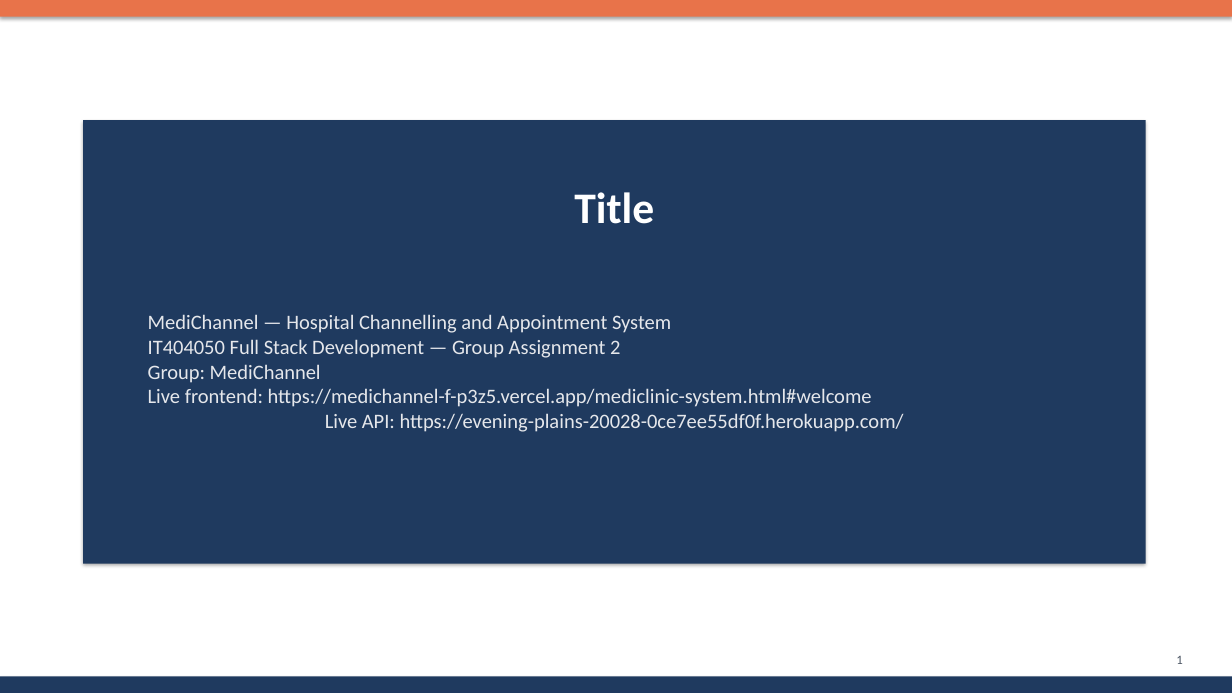
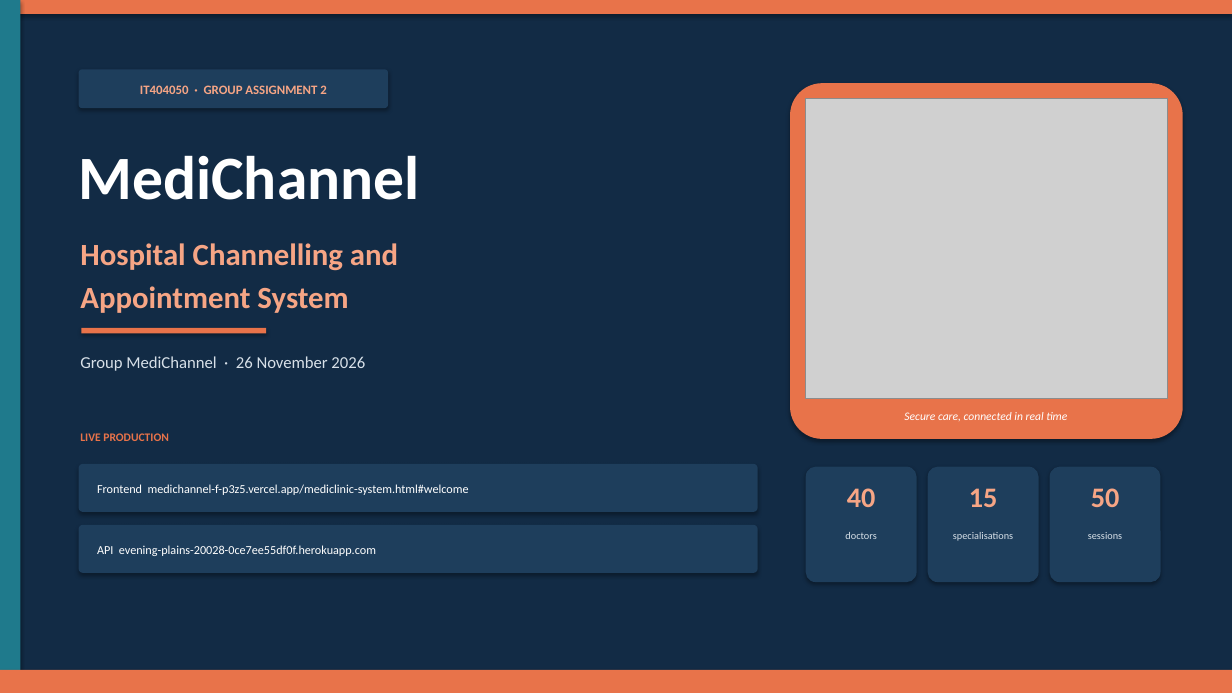
Before and after one commit to ashandhanushka660/medichannel-f, a slide deck: slide 1 of docs/PRESENTATION_SLIDES.pptx. Drawn at 1232x693 pixels with LibreOffice and Linux fonts; fonts in the diff are those of the drawing; grey boxes stand for pictures. Boxes give left, top, right and bottom in pixels: in the first picture for what was removed or moved away, otherwise in the second. Text is boxed around its words. In the diff, an @@ line names an element or a change of style, - is before the commit and + after.

```diff
--- a/docs/PRESENTATION_SLIDES.pptx
+++ b/docs/PRESENTATION_SLIDES.pptx
@@ background #FFFFFF to #122B45 @@
@@ rectangle added at [0,0,20,693], fill #1F7A8C @@
@@ rounded rectangle added at [79,69,388,108], fill #1E3E5C @@
@@ text added at [140,85,326,94], 10 pt, text #F6A585, bold @@
+IT404050 · GROUP ASSIGNMENT 2
@@ rounded rectangle added at [790,83,1183,439], fill #E8734A @@
@@ picture added at [806,99,1167,399] @@
@@ rectangle removed at [83,120,1146,564] @@
@@ text added at [79,155,420,200], 48 pt, text #FFFFFF, bold @@
+MediChannel
@@ text removed at [574,192,654,224] @@
-Title
@@ text added at [80,243,398,313], 24 pt, text #F6A585, bold @@
+Hospital Channelling and
+Appointment System
@@ rectangle added at [81,328,266,334], fill #E8734A @@
@@ text removed at [148,314,904,432] @@
-MediChannel — Hospital Channelling and Appointment System
-IT404050 Full Stack Development — Group Assignment 2
-Group: MediChannel
-Live frontend: https://medichannel-f-p3z5.vercel.app/mediclinic-system.html#welcome
-Live API: https://evening-plains-20028-0ce7ee55df0f.herokuapp.com/
@@ text added at [80,356,365,371], 13 pt, text #D7E0E8 @@
+Group MediChannel · 26 November 2026
@@ text added at [904,412,1067,421], 9 pt, text #FFFFFF, italic @@
+Secure care, connected in real time
@@ text added at [80,433,169,441], 9 pt, text #E8734A, bold @@
+LIVE PRODUCTION
@@ rounded rectangle added at [79,464,758,512], fill #1E3E5C @@
@@ rounded rectangle added at [806,467,917,582], fill #1E3E5C @@
@@ rounded rectangle added at [928,467,1039,582], fill #1E3E5C @@
@@ rounded rectangle added at [1050,467,1161,582], fill #1E3E5C @@
@@ text added at [97,484,469,495], 9.5 pt, text #FFFFFF @@
+Frontend medichannel-f-p3z5.vercel.app/mediclinic-system.html#welcome
@@ text added at [847,488,876,507], 22 pt, text #F6A585, bold @@
+40
@@ text added at [969,488,998,507], 22 pt, text #F6A585, bold @@
+15
@@ text added at [1091,488,1120,507], 22 pt, text #F6A585, bold @@
+50
@@ rounded rectangle added at [79,525,758,573], fill #1E3E5C @@
@@ text added at [845,532,876,539], 8 pt, text #D7E0E8 @@
+doctors
@@ text added at [953,532,1013,541], 8 pt, text #D7E0E8 @@
+specialisations
@@ text added at [1088,532,1122,539], 8 pt, text #D7E0E8 @@
+sessions
@@ text added at [97,545,376,556], 9.5 pt, text #FFFFFF @@
+API evening-plains-20028-0ce7ee55df0f.herokuapp.com
@@ text removed at [1176,656,1182,664] @@
-1
@@ rectangle: place and size @@
-rectangle at [0,677,1232,693]
+rectangle at [0,670,1232,693]
@@ rectangle at [0,670,1232,693]: fill #1F3A5F to #E8734A @@
```
Also in this commit, not shown: 8 other slides changed, 1 slide added, 1 slide removed, 6 other files.
